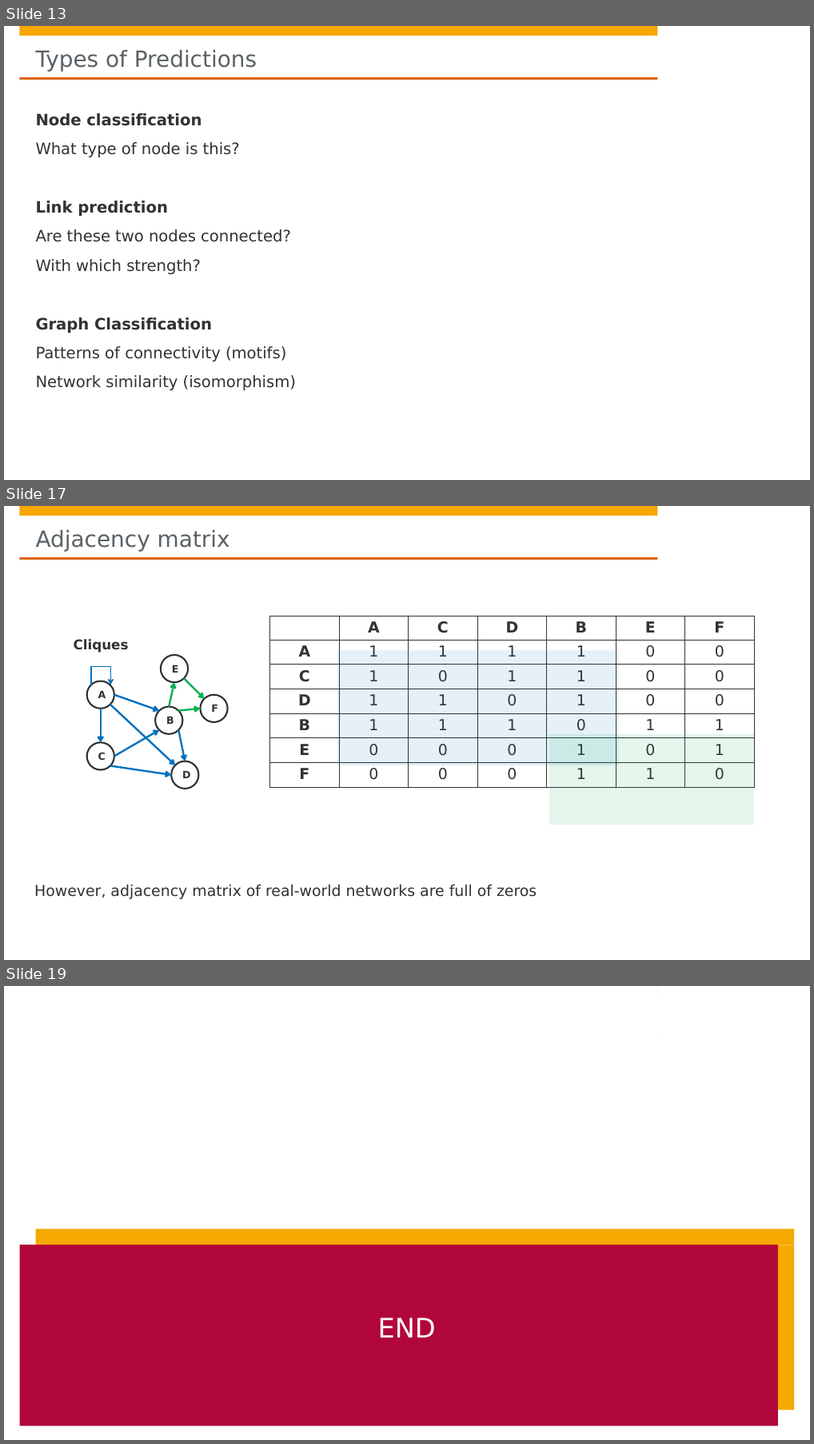
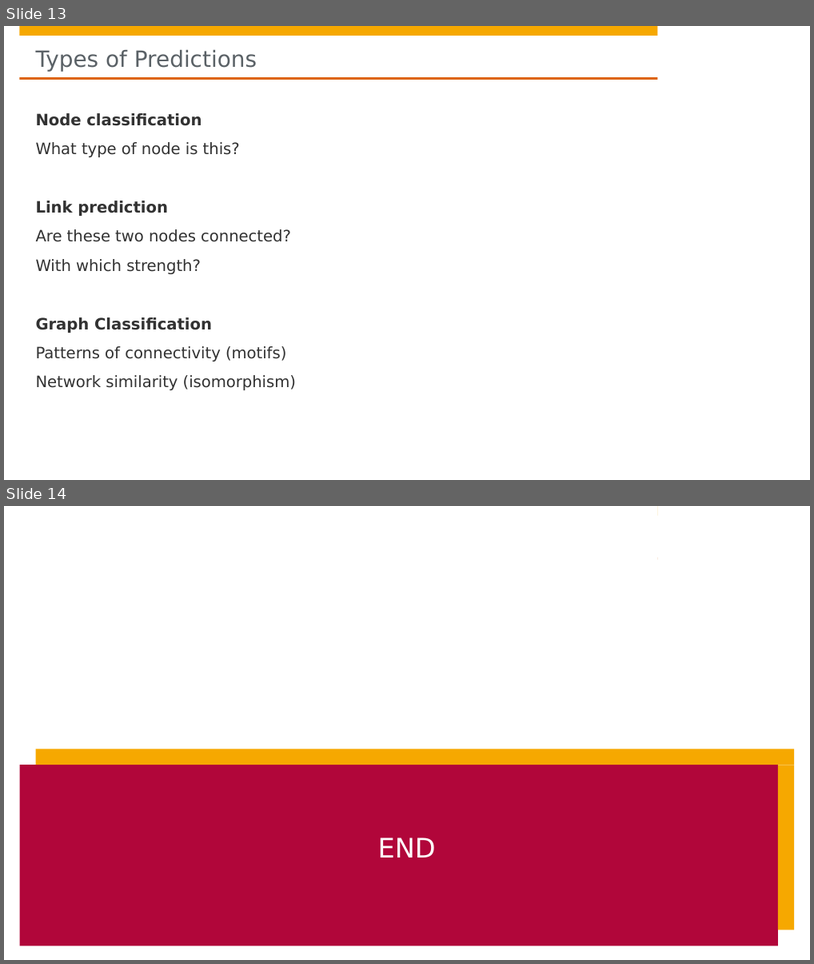
Before and after one commit to hpi-sam/Spatio-Temporal-Graphs, a slide deck: slides/1. Planning_Organization.pptx. Shown one above the other, each under a label of ours: slides 13, 17 and 19 before the commit, slides 13 and 14 after it; the slides between them are not shown. The pictures are 814x1444 and 814x964 pixels, drawn with LibreOffice and Linux fonts; fonts in the diff are those of the drawing; background and template pictures are left out. Boxes give left, top, right and bottom in pixels: in the first picture for what was removed or moved away, otherwise in the second. Text is boxed around its words. In the diff, an @@ line names an element or a change of style, - is before the commit and + after.

```diff
--- a/slides/1. Planning_Organization.pptx
+++ b/slides/1. Planning_Organization.pptx
@@ slide 17 removed at box(4, 506, 810, 960), background #FFFFFF; not listed: 4 template elements that a slide beside it also shows @@
@@ title removed at box(36, 530, 230, 552) @@
-Adjacency matrix
@@ table removed at box(270, 616, 753, 828), 7 rows, 7 columns @@
- | A | C | D | B | E | F
-A | 1 | 1 | 1 | 1 | 0 | 0
-C | 1 | 0 | 1 | 1 | 0 | 0
-D | 1 | 1 | 0 | 1 | 0 | 0
-B | 1 | 1 | 1 | 0 | 1 | 1
-E | 0 | 0 | 0 | 1 | 0 | 1
-F | 0 | 0 | 0 | 1 | 1 | 0
@@ text removed at box(74, 639, 129, 652) @@
-Cliques
@@ elbow arrow removed from (91, 685) to (110, 684) @@
@@ rectangle removed at box(338, 651, 619, 766) @@
@@ group removed at box(87, 655, 228, 788): 9 arrows, 6 ellipses @@
-A
-C
-B
-D
-E
-F
@@ rectangle removed at box(550, 734, 754, 825) @@
@@ text removed at box(34, 884, 537, 899) @@
-However, adjacency matrix of real-world networks are full of zeros
@@ what was slide 19 is now slide 14 @@
```
Also in this commit, not shown: 4 other slides removed, 1 other file.
